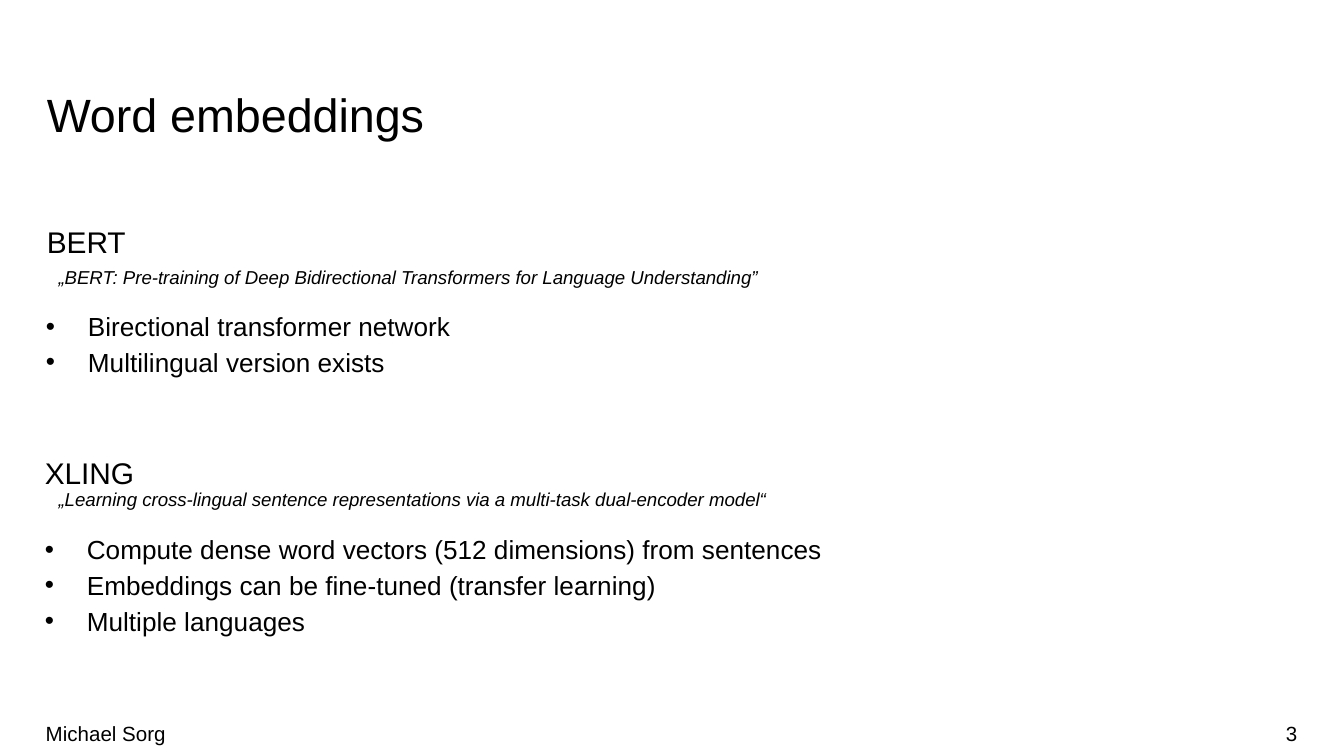
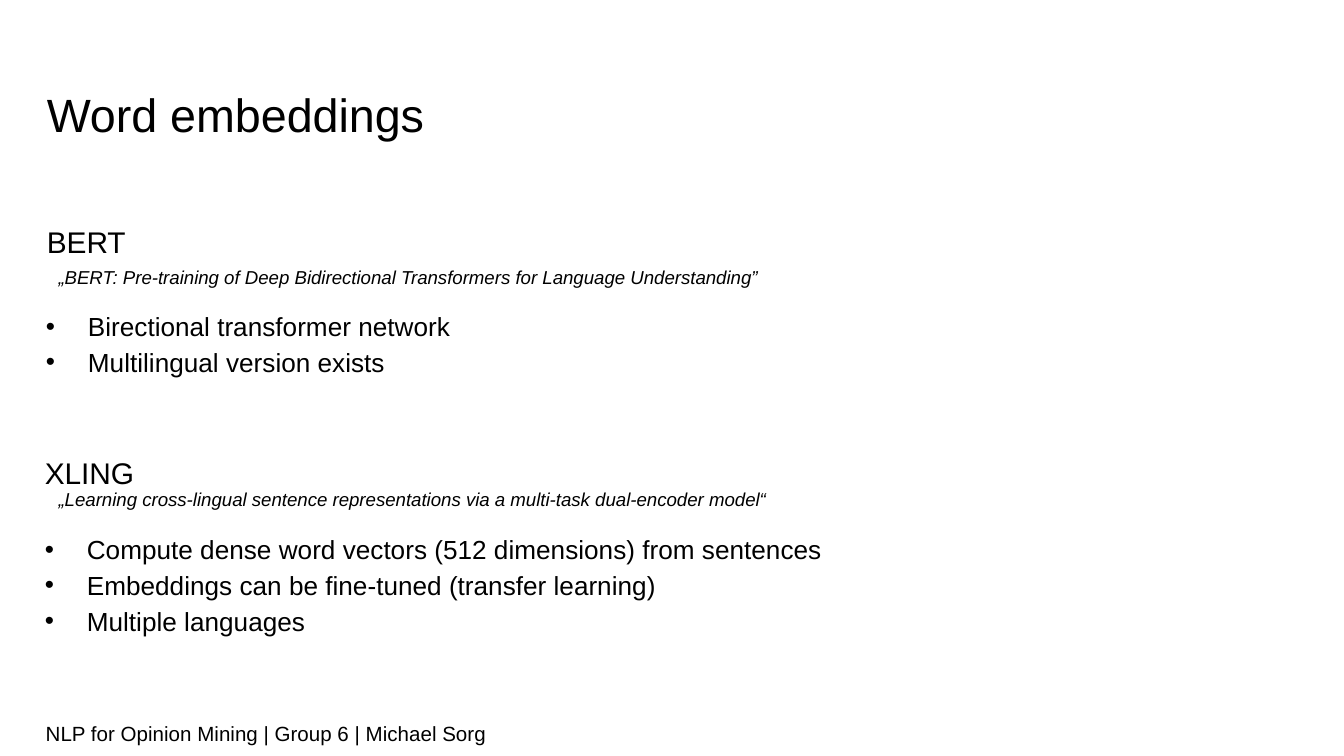
Before and after one commit to sorgmi/amazon_category_prediction, a slide deck: slide 3 of presentations/0508.pptx. Drawn at 1344x756 pixels with LibreOffice and Linux fonts; fonts in the diff are those of the drawing; background and template pictures are left out. Boxes give left, top, right and bottom in pixels: in the first picture for what was removed or moved away, otherwise in the second. Text is boxed around its words. In the diff, an @@ line names an element or a change of style, - is before the commit and + after.

```diff
--- a/presentations/0508.pptx
+++ b/presentations/0508.pptx
@@ text at box(46, 726, 485, 746): text changed @@
-Michael Sorg
+NLP for Opinion Mining | Group 6 | Michael Sorg
@@ page number removed at box(1286, 726, 1297, 742) @@
-3
```
Also in this commit, not shown: 5 other slides changed.
